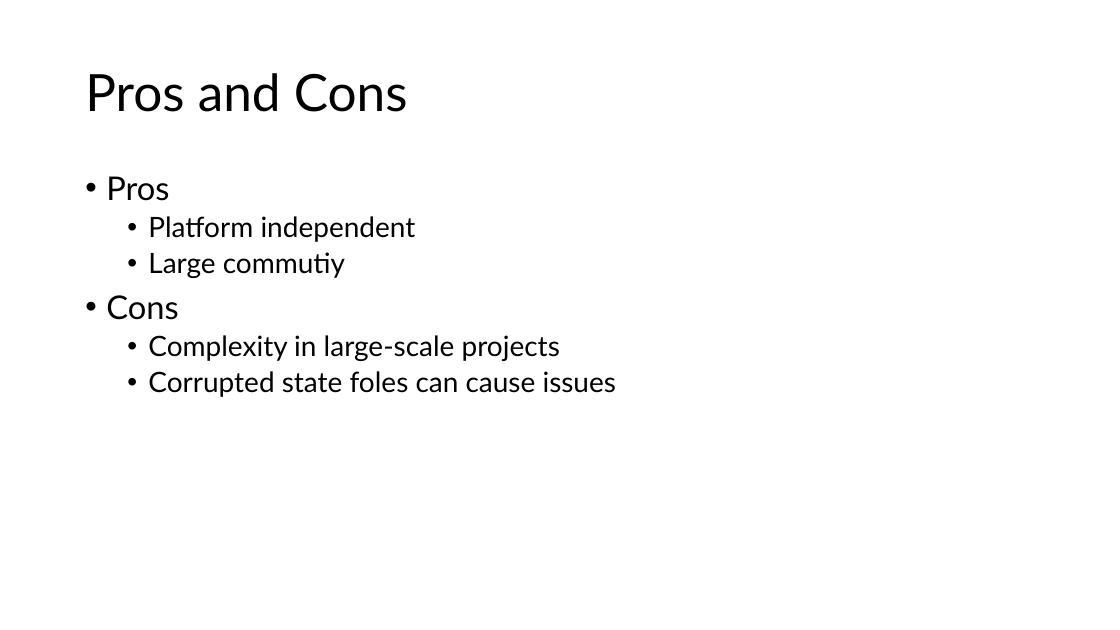
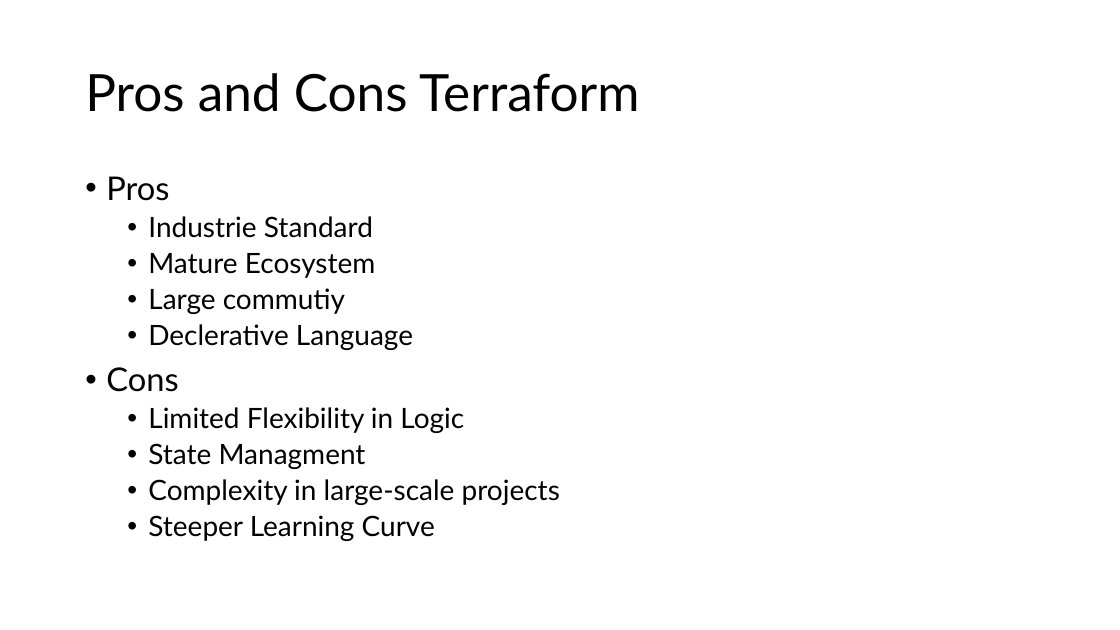
Before and after one commit to sebivenlo/esd-2024-terraform, a slide deck: slide 13 of Presentation/Terraform.pptx (slide 11 before the commit). Drawn at 1120x630 pixels with LibreOffice and Linux fonts; fonts in the diff are those of the drawing. Boxes give left, top, right and bottom in pixels: in the first picture for what was removed or moved away, otherwise in the second. Text is boxed around its words. In the diff, an @@ line names an element or a change of style, - is before the commit and + after.

```diff
--- a/Presentation/Terraform.pptx
+++ b/Presentation/Terraform.pptx
@@ title at <box>85,73,639,112</box>: text changed @@
-Pros and Cons
+Pros and Cons Terraform
@@ text at <box>148,216,376,278</box>: text changed @@
-  • Platform independent
+  • Industrie Standard
+  • Mature Ecosystem
@@ text at <box>148,324,413,350</box>: paragraph added @@
+  • Declerative Language
@@ text at <box>148,407,464,469</box>: paragraphs added @@
+  • Limited Flexibility in Logic
+  • State Managment
@@ text at <box>148,515,435,541</box>: text changed @@
-  • Corrupted state foles can cause issues
+  • Steeper Learning Curve
```
Also in this commit, not shown: 3 other slides changed, 4 slides added.
